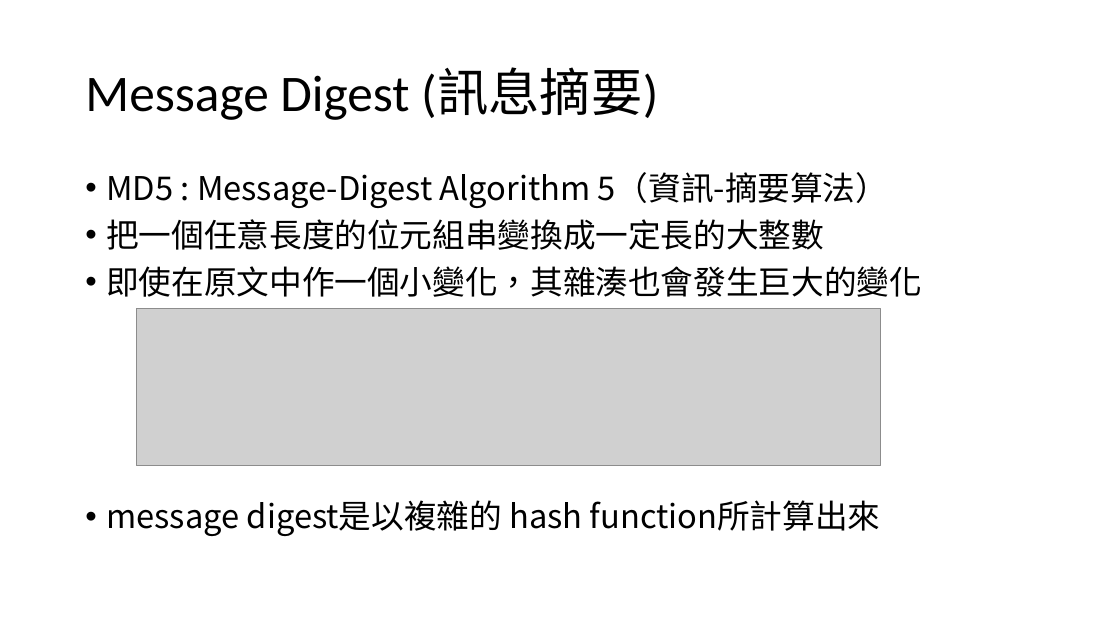
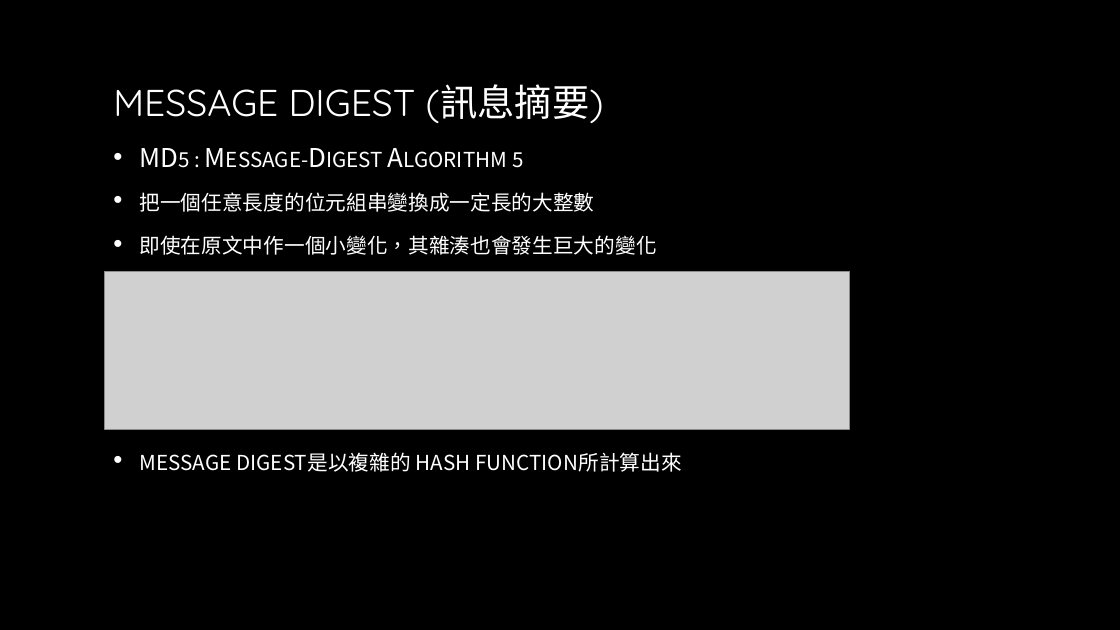
Before and after one commit to 106820026/ChatRoom, a slide deck: slide 2 of 聊天室之訊息加密= =.pptx. Drawn at 1120x630 pixels with LibreOffice and Linux fonts; fonts in the diff are those of the drawing; grey boxes stand for pictures; background and template pictures are left out. Boxes give left, top, right and bottom in pixels: in the first picture for what was removed or moved away, otherwise in the second. Text is boxed around its words. In the diff, an @@ line names an element or a change of style, - is before the commit and + after.

```diff
--- a/聊天室之訊息加密= =.pptx
+++ b/聊天室之訊息加密= =.pptx
@@ background #FFFFFF to picture (left out) @@
@@ title at box(113, 84, 604, 123): text changed; size 44 to 32 pt; font Calibri to Quicksand; text colour #000000 to gradient #FFFFFF to #A6A6A6 @@
-Message Digest (訊息摘要)
+MESSAGE DIGEST (訊息摘要)
@@ text "MD5 : Message-Digest Algorithm 5": place and size @@
-text "MD5 : Message-Digest Algorithm 5" at box(106, 172, 922, 536)
+text "MD5 : Message-Digest Algorithm 5" at box(140, 152, 681, 472)
@@ text "MD5 : Message-Digest Algorithm 5" at box(140, 152, 681, 472): vertical alignment top to middle @@
@@ text at box(512, 152, 523, 168): text changed; size 28 to 22.2 pt; text colour #000000 to gradient #FFFFFF to #BFBFBF @@
-• MD5 : Message-Digest Algorithm 5（資訊-摘要算法）
+• MD5 : Message-Digest Algorithm 5
@@ text at box(140, 192, 681, 472): size 28 to 22.2 pt, text colour #000000 to gradient #FFFFFF to #BFBFBF, small capitals on in "把一個任意長度的位元組串變換成一定長的大整數", "即使在原文中作一個小變化，其雜湊也會發生巨大的變化", "message digest是以複雜的 hash function所計算出來"; font Calibri to Quicksand in "function所計算出來"; indent changed; line spacing 0.9 to 1 @@
@@ picture: place and size @@
-picture at box(136, 308, 881, 466)
+picture at box(105, 271, 849, 429)
```
Also in this commit, not shown: 3 other slides changed, 5 slides added, 1 slide removed, 4 other files.
